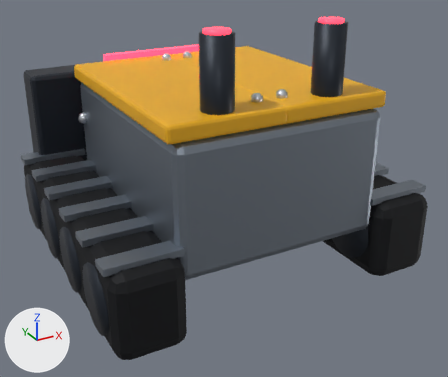
A saved change to the FBX model Assets/Resources/Models/Enemies/Compactor.fbx.
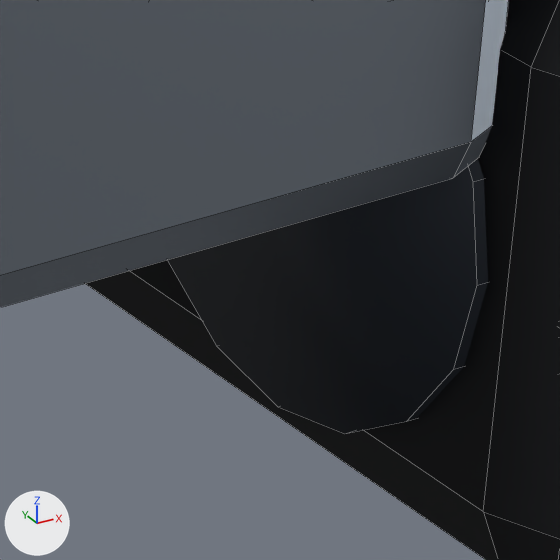
The first picture shows the older version from a camera (50 mm lens) standing at (-1.81, -3.48, 2.13) and looking at (0.04, -0.11, 0.44). The close-ups show the older and then the newer version on the part from 70% to 84% of the width and 55% to 72% of the height of that picture. Only the edits that show in the close-ups are written down. The lights are fixed; the arrows at lower left show +X, +Y and +Z. The close-ups show mesh edges as thin lines. Where no turn or scale is listed for an object, it has been applied to the vertices.

Objects in the first close-up: 'Metal_Wheel4.001', 'Steel_Hull0.001', 'Tread_Tread1.001'.
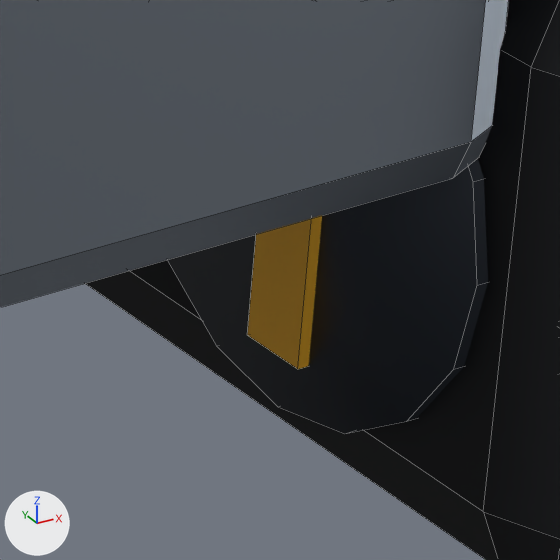
Changed parts and their boxes (x1, y1, x2, y2) in the close-ups (560 x 560 px):
'Hazard_Spoke4', added: after (248, 216, 322, 369)

Diff of the bpy script that builds the scene:
```diff
--- a/Assets/Resources/Models/Enemies/Compactor.fbx.py
+++ b/Assets/Resources/Models/Enemies/Compactor.fbx.py
@@ me_spoke_004 @@
+me_spoke_004.from_pydata(...)  # a box spanning x -0.23..0.23, y -0.03..0.03, z -0.15..0.15
+me_spoke_004.materials.append(mat_hazard)  # yellow #f2b318
@@ ob_hazard_spoke4 @@
+ob_hazard_spoke4 = bpy.data.objects.new('Hazard_Spoke4', me_spoke_004)
+ob_hazard_spoke4.location = (0.85, -0.7, 0.26)
```
